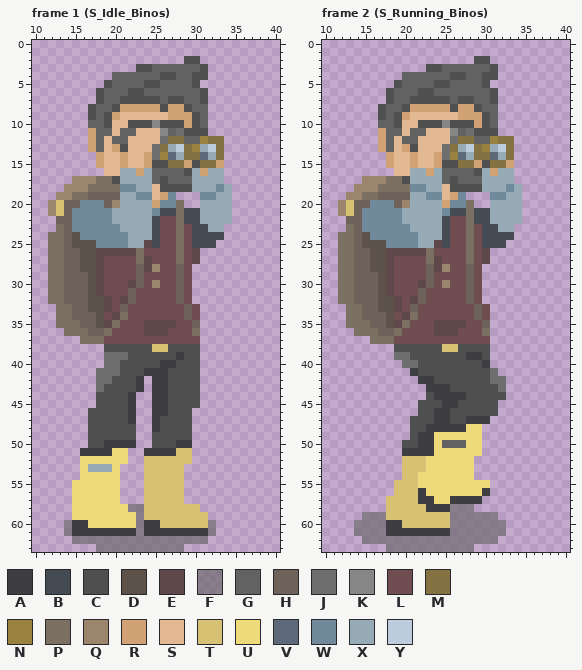
Edited in one commit: pixel-art file (Assets/Graphics/Characters/Main Character/Binos_Main.aseprite). This is how it looked before the edit.
48x64 pixels, 9 frames. Colours within 5 levels of each other are drawn and written as one. Shown: frame 1 (S_Idle_Binos): x 10..40, y 0..63; frame 2 (S_Running_Binos): x 10..40, y 0..63. The commit also changed other frames, which this record leaves out.
Palette (. is transparent): A #3e3e42  B #454b52  C #4f4f4f  D #5c524a  E #5f484a  F #62626299  G #626262  H #6e625a  J #6e6e6e  K #868686  L #6f4d50  M #847243  N #998140  P #7c7062  Q #9b866d  R #d1a273  S #e2b992  T #d7c172  U #eeda78  V #5d6978  W #708a9c  X #96abb6  Y #bbcddd
The same view after the edit:
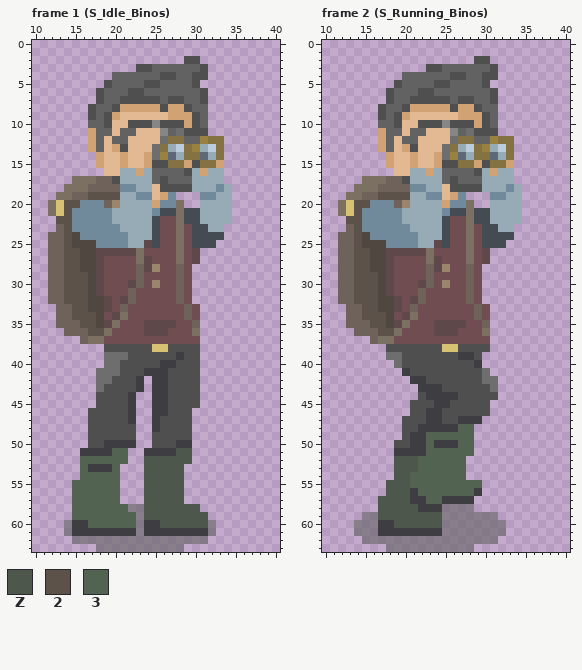
Colours new in this view: Z #4e574c  2 #5c524a  3 #526351
From old to new:
colour D: #5c524a -> #514741
Frame 1 (S_Idle_Binos), layers "backpack", "legs":
y 17: x 15..19 QQQPP -> PPPHH
y 18: x 14..20 QQQPPPP -> PPPHHHH
y 19: x 13..20 QQPPHHHH -> PPHH2222
y 20: x 12 Q -> P; x 14..15 HH -> 22
y 21: x 12 Q -> P; x 14 H -> 2
y 22: x 13..14 HH -> 22
y 23: x 13..14 PH -> H2
y 24..25: x 12..14 PPH -> HH2
y 26..28: x 12..15 PPHH -> HH22
y 29..32: x 12..16 PPHHH -> HH222
y 33: x 13..16 PPHH -> HH22
y 34: x 13..17 PPHHH -> HH222
y 35: x 13..17 PPPHH -> HHH22
y 36: x 14..18 PPPHH -> HHH22
y 37: x 16 P -> H
y 51: x 20..21 UU -> 33; x 28..29 TT -> ZZ
y 52: x 16..21 UUUUUU -> 333333; x 24..29 TTTTTT -> ZZZZZZ
y 53: x 16..20 UXXXU -> 3AAA3; x 24..28 TTTTT -> ZZZZZ
y 54: x 16..20 UUUUU -> 33333; x 24..28 TTTTT -> ZZZZZ
y 55..57: x 15..20 UUUUUU -> 333333; x 24..28 TTTTT -> ZZZZZ
y 58: x 15..21 UUUUUUU -> 3333333; x 24..30 TTTTTTT -> ZZZZZZZ
y 59: x 15..22 UUUUUUUU -> 33333333; x 24..31 TTTTTTTT -> ZZZZZZZZ
y 60: x 17..22 UUUUUU -> 333333; x 26..31 TTTTTT -> ZZZZZZ
Frame 2 (S_Running_Binos), layers "backpack", "legs":
y 17: x 15..19 QQQPP -> PPPHH
y 18: x 14..20 QQQPPPP -> PPPHHHH
y 19: x 13..20 QQPPHHHH -> PPHH2222
y 20: x 12 Q -> P; x 14..15 HH -> 22
y 21: x 12 Q -> P; x 14 H -> 2
y 22: x 13..14 HH -> 22
y 23: x 13..14 PH -> H2
y 24..25: x 12..14 PPH -> HH2
y 26..28: x 12..15 PPHH -> HH22
y 29..32: x 12..16 PPHHH -> HH222
y 33: x 13..16 PPHH -> HH22
y 34: x 13..17 PPHHH -> HH222
y 35: x 13..17 PPPHH -> HHH22
y 36: x 14..18 PPPHH -> HHH22
y 37: x 16 P -> H
y 38: x 18 . -> C
y 39: x 18 . -> J; x 20 J -> C; x 27 C -> A; x 29..30 AC -> C.
y 40: x 19..21 .JJ -> JCC; x 29..30 CA -> A.
y 41: x 20..21 .A -> AC; x 30..31 CJ -> J.
y 42: x 21 . -> A; x 23 A -> C; x 30 C -> J; x 32 J -> .
y 43: x 22 . -> A; x 25 A -> C; x 31..32 CJ -> J.
y 44: x 22..23 .C -> CA; x 27 A -> C; x 32 C -> .
y 45: x 21 . -> C; x 24 C -> A; x 26 A -> C; x 31 C -> .
y 46: x 21 . -> C; x 23 C -> A; x 25 A -> C; x 31 C -> .
y 47: x 20 . -> C; x 23 C -> A; x 25 A -> C; x 27 C -> A; x 30 A -> .
y 48: x 20 . -> C; x 22 C -> A; x 27..29 AUU -> 33.
y 49: x 20..21 .C -> CA; x 23..29 AUUUUUU -> 333333.
y 50: x 19 . -> C; x 21 C -> A; x 23..29 AUGGGUU -> 3AAA33.
y 51: x 19 . -> A; x 23..29 AUUUUUU -> 333333.
y 52..53: x 19..28 .TTTUUUUUU -> ZZZ333333.
y 54: x 19..28 .TTUUUUUUU -> ZZ3333333.
y 55: x 18..30 .TTTUUUUUUUUU -> ZZZ333333333.
y 56: x 18..30 .TTTAUUUUUUUA -> ZZZA3333333A.
y 57: x 17..21 .TTTT -> ZZZZA; x 23..25 AUU -> 33A; x 29 A -> .
y 58: x 17..22 .TTTTT -> ZZZZZA; x 25 A -> F
y 59: x 17..25 FTTTTTTTT -> ZZZZZZZZF
y 60: x 17 F -> A; x 19..25 ATTTTTT -> ZZZZZZF
y 61: x 17 F -> A; x 25 A -> F
Changed places in both pictures, as pixel boxes (x1, y1, x2, y2):
changed: (48, 176, 120, 344)
changed: (72, 448, 208, 528)
changed: (338, 176, 506, 536)
